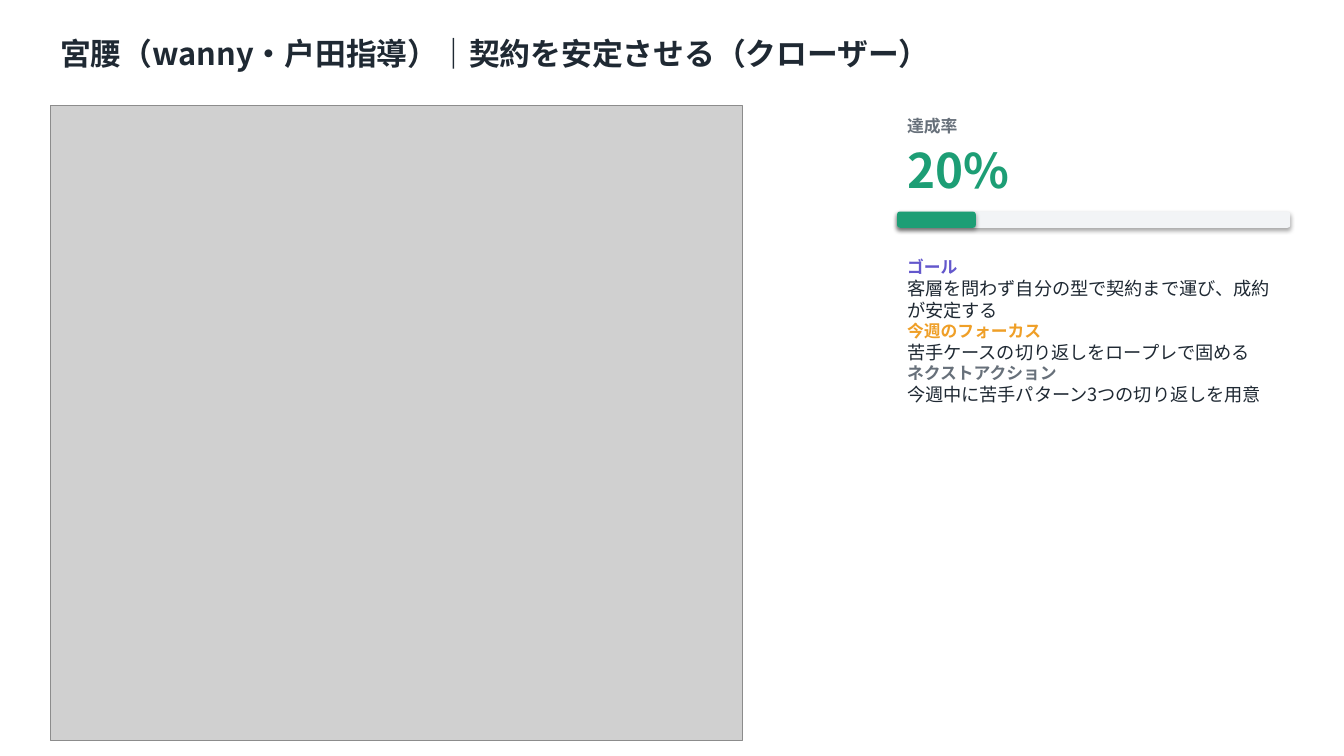
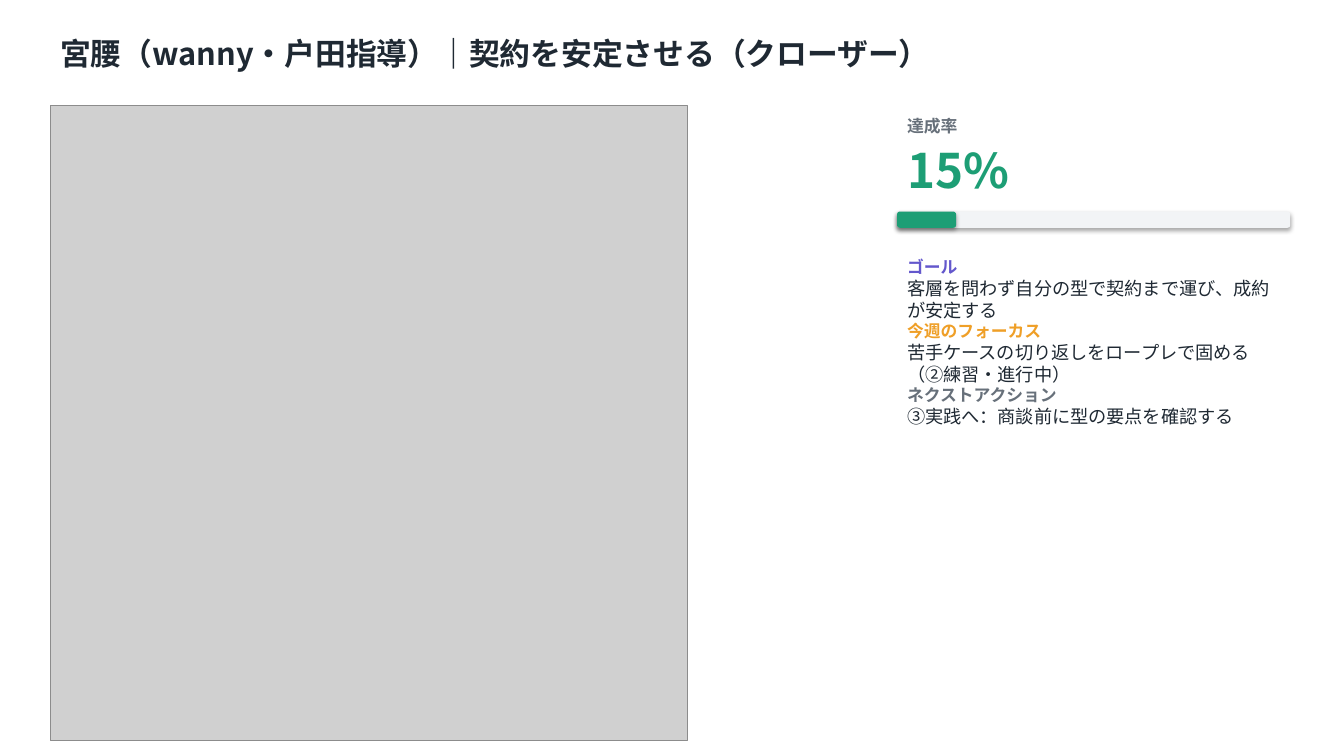
Before and after one commit to MGC-inc/e.l.p-, a slide deck: slide 2 of tools/goalmap/out/週次ゴール進捗_2026-W26.pptx. Drawn at 1344x756 pixels with LibreOffice and Linux fonts; fonts in the diff are those of the drawing; grey boxes stand for pictures. Boxes give left, top, right and bottom in pixels: in the first picture for what was removed or moved away, otherwise in the second. Text is boxed around its words. In the diff, an @@ line names an element or a change of style, - is before the commit and + after.

```diff
--- a/tools/goalmap/out/週次ゴール進捗_2026-W26.pptx
+++ b/tools/goalmap/out/週次ゴール進捗_2026-W26.pptx
@@ picture: place and size @@
-picture at (50, 106, 743, 741)
+picture at (50, 106, 688, 741)
@@ text at (907, 152, 1009, 189): text changed @@
-20%
+15%
@@ rounded rectangle: place and size @@
-rounded rectangle at (897, 212, 976, 228)
+rounded rectangle at (897, 212, 956, 228)
@@ text at (907, 343, 1250, 383): text changed @@
-苦手ケースの切り返しをロープレで固める
+苦手ケースの切り返しをロープレで固める（②練習・進行中）
@@ text at (907, 407, 1234, 425): text changed @@
-今週中に苦手パターン3つの切り返しを用意
+③実践へ：商談前に型の要点を確認する
```
Also in this commit, not shown: 2 other slides changed, 6 other files.
